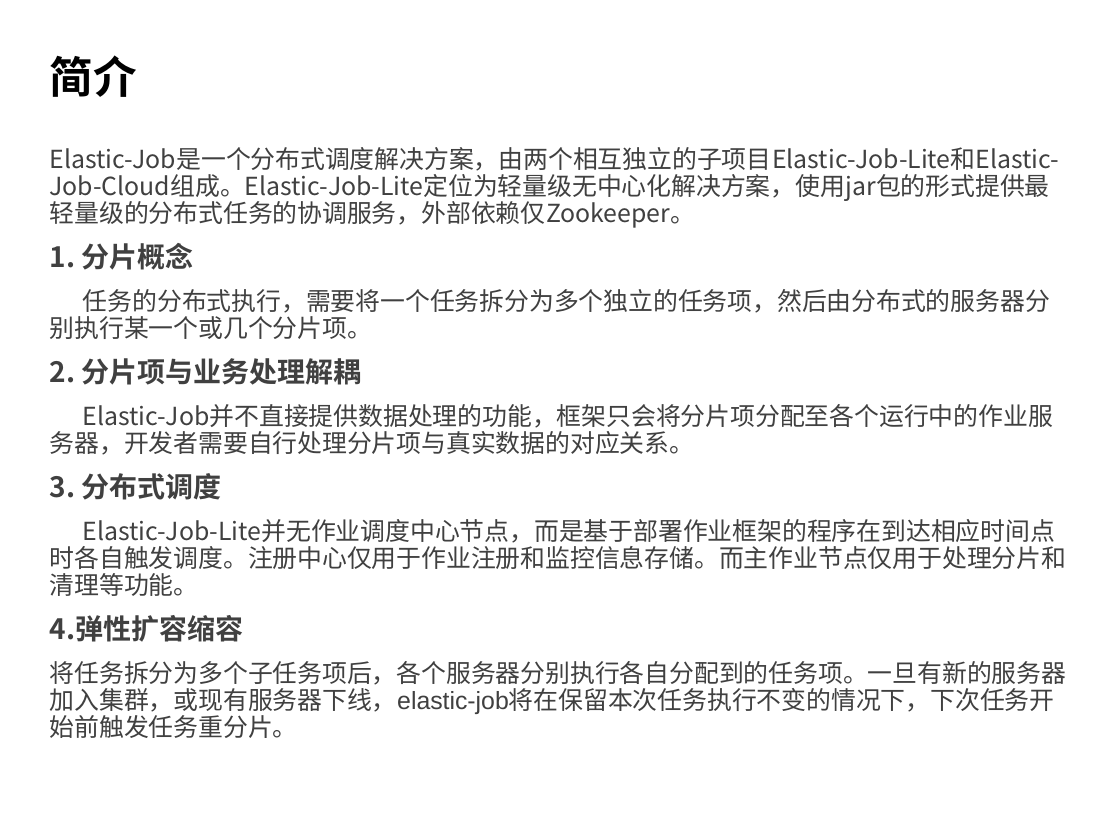
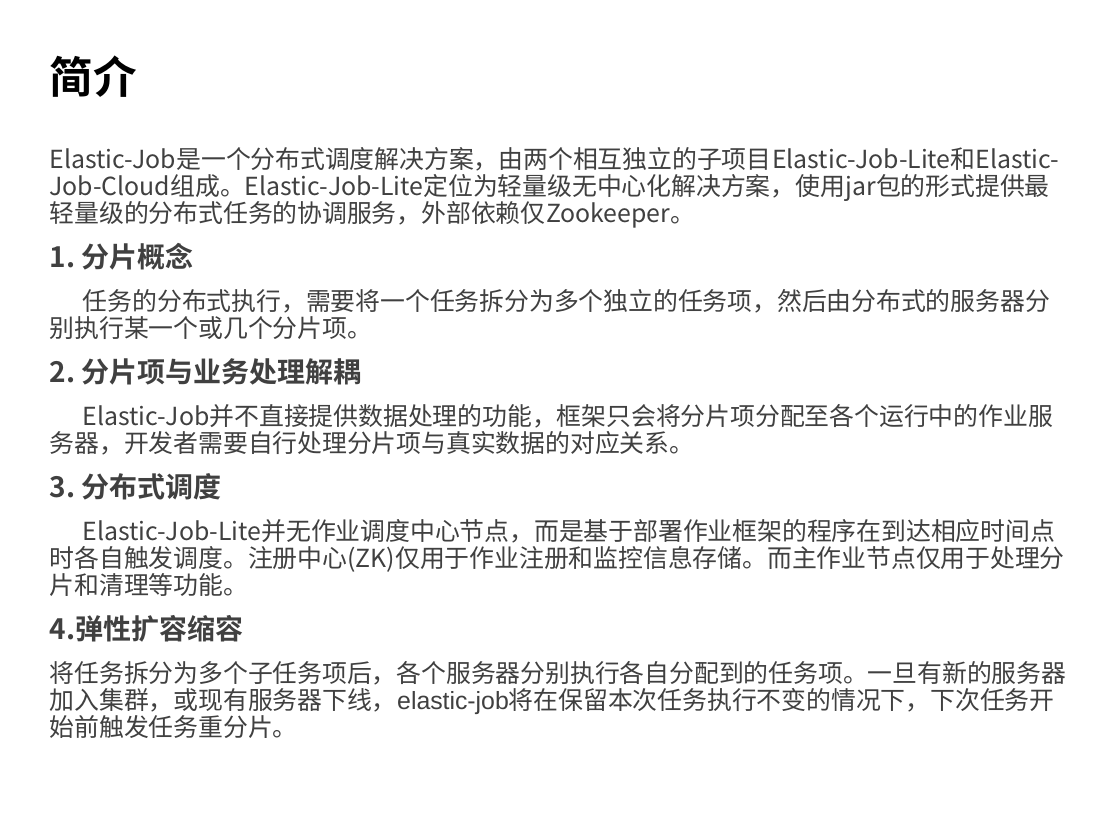
Before and after one commit to alexysh/document, a slide deck: slide 3 of training/iqiyi/Elastic-job.pptx. Drawn at 1120x840 pixels with LibreOffice and Linux fonts; fonts in the diff are those of the drawing; background and template pictures are left out. Boxes give left, top, right and bottom in pixels: in the first picture for what was removed or moved away, otherwise in the second. Text is boxed around its words. In the diff, an @@ line names an element or a change of style, - is before the commit and + after.

```diff
--- a/training/iqiyi/Elastic-job.pptx
+++ b/training/iqiyi/Elastic-job.pptx
@@ text at (50,519,1065,596): text changed @@
-Elastic-Job-Lite并无作业调度中心节点，而是基于部署作业框架的程序在到达相应时间点时各自触发调度。注册中心仅用于作业注册和监控信息存储。而主作业节点仅用于处理分片和清理等功能。
+Elastic-Job-Lite并无作业调度中心节点，而是基于部署作业框架的程序在到达相应时间点时各自触发调度。注册中心(ZK)仅用于作业注册和监控信息存储。而主作业节点仅用于处理分片和清理等功能。
```
Also in this commit, not shown: 6 other slides changed, 4 slides added, 1 slide removed.
